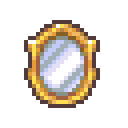
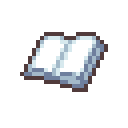
Two versions of the same layered image (128x128). Layer-by-layer changes:
added layer "Layer 18" above "Layer 17" over [20, 32, 108, 92]
hid "Layer 17" over [24, 20, 100, 108]
